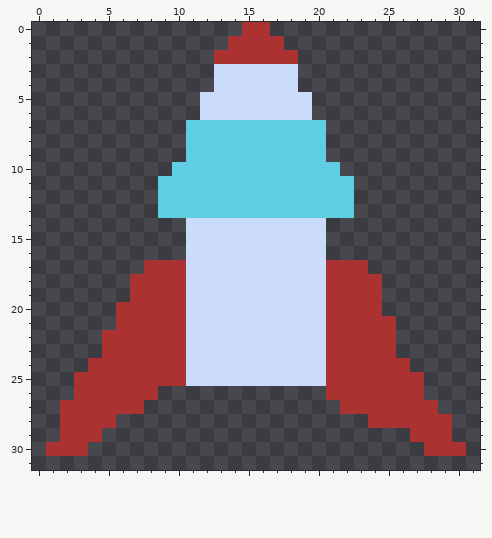
A pixel-art file gets an edit: Assets/Sprites/Player_V1.aseprite. Above is the file before it was changed.
32x32 pixels, 1 frame.
After the commit:
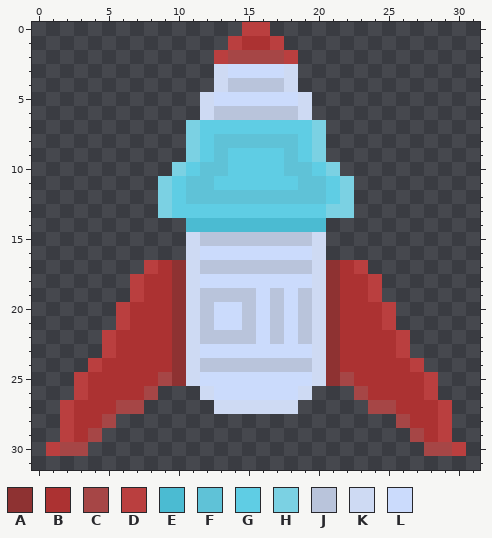
Palette (. is transparent): A #8e3232  B #ac3232  C #a64646  D #ba3f3f  E #4bbbd2  F #5fc2d7  G #5fcde4  H #7bd1e3  J #b9c4db  K #cedaf3  L #cbdbfc
What changed:
The author changed colour B to colour A in rows 17 to 25 at x 10 and 21.
The author changed colour B to colour C in row 2 at x 14 to 17; in row 25 at x 9 and 22; in row 26 at x 8 and 23; in row 27 at x 6 to 7 and 24 to 25; in row 28 at x 5 and 26; in row 29 at x 4 and 27.
The author changed colour B to colour C in row 30 at x 2 to 3 and 28 to 29.
Colour D now appears in row 20 at x 25; in rows 22 to 23 at x 26; in row 24 at x 27; in rows 25 to 26 at x 28; in row 27 at x 29.
The author changed colour B to colour D in row 0 at x 15 to 16; in row 1 at x 14 and 17; in row 2 at x 13 and 18; in row 17 at x 8 and 23; in rows 18 to 19 at x 7 and 24; in row 20 at x 6.
The author changed colour B to colour D in row 21 at x 6 and 25; in rows 22 to 23 at x 5; in row 24 at x 4; in rows 25 to 26 at x 3; in row 27 at x 2; in rows 28 to 29 at x 2 and 29.
The author changed colour B to colour D in row 30 at x 1 and 30.
The author changed colour L to colour E in row 14 at x 11 to 20.
The author changed colour G to colour F in row 8 at x 13 to 18; in row 9 at x 13 and 18; in row 10 at x 12 to 13 and 18 to 19; in row 11 at x 11 to 12 and 19 to 20; in row 12 at x 11 to 20.
The author changed colour G to colour H in rows 7 to 9 at x 11 and 20; in row 10 at x 10 and 21; in rows 11 to 12 at x 9 and 22; in row 13 at x 9 and 21 to 22.
The author changed colour L to colour J in row 4 at x 14 to 17; in row 6 at x 13 to 18; in row 15 at x 12 to 19; in row 17 at x 12 to 19; in row 19 at x 12 to 15, 17 and 19; in rows 20 to 21 at x 12, 15, 17 and 19.
The author changed colour L to colour J in row 22 at x 12 to 15, 17 and 19; in row 24 at x 12 to 19.
Colour K now appears in row 26 at x 12 and 19; in row 27 at x 13 to 18.
The author changed colour L to colour K in rows 3 to 4 at x 13 and 18; in rows 5 to 6 at x 12 and 19; in rows 15 to 25 at x 11 and 20.
Colour L now appears in row 26 at x 13 to 18.
Colour B is gone in row 26 at x 21 to 22; in row 27 at x 22 to 23; in row 28 at x 24 to 25.
